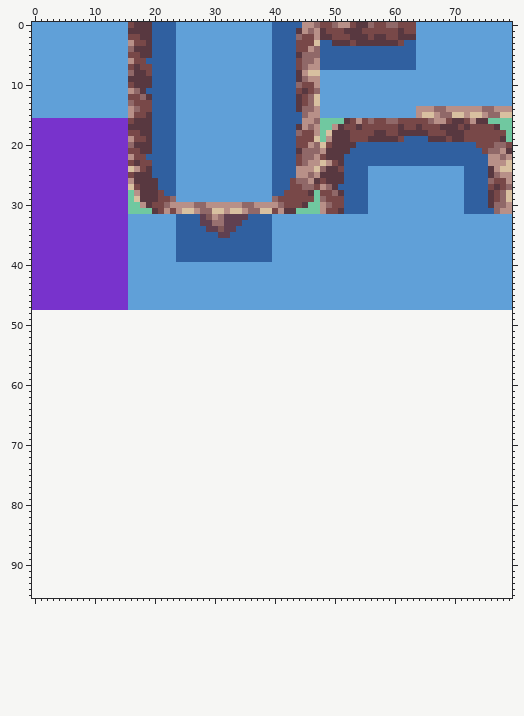
Edited in one commit: sprite sheet (render/tileSheets/water.png). The picture above was drawn from the file before the commit.
The file is 80x48 pixels. The old version is drawn lined up with the new one, on the new canvas.
Once edited:
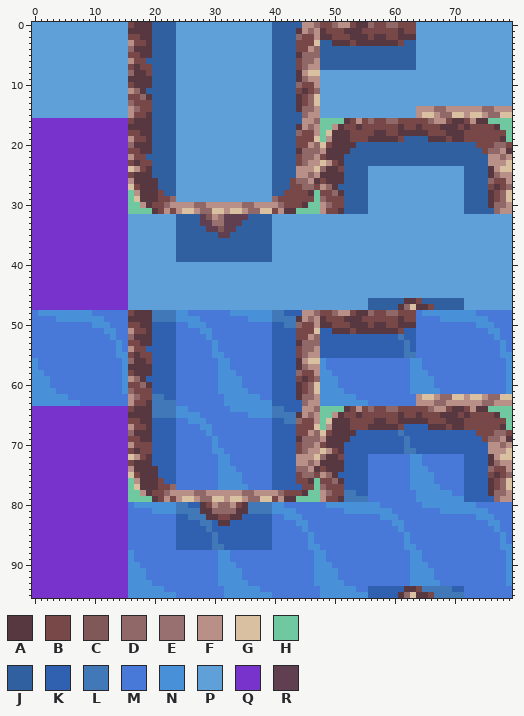
Palette (. is transparent): A #583840  B #784848  C #805858  D #906868  E #987070  F #b89088  G #d8c0a0  H #70c8a0  J #3060a0  K #3060b0  L #4078b8  M #4878d8  N #4890d8  P #60a0d8  Q #7833cc  R #604050
The edit:
canvas 80x48 -> 80x96
Changed rows in their new state; - is an unchanged pixel.
first column x 0:
46 --------------------------------------------------------JJJJJJAABJJJJJJJ--------
47 --------------------------------------------------------JJJJJADGAABJJJJJ--------
48 MNNNNNNNNNMMMMMMBAAALLLLNNMMMMMMMNNNNNNNLLKKKFFDBBDFFBAADBBDDBBBMNNNNNNNNNMMMMMM
49 MMMMNNNNNNNNMMMMAAAALLLLNNNNMMMMMMMMNNNNLLLLAFDFABBBAAABBBBBBABBMMMMNNNNNNNNMMMM
50 MMMMMMMMMMNNNMMMBBAAKKKKMMNNNMMMMMMMMMMMKKLLDBBFAABBBAAABAABBAAAMMMMMMMMMMNNNMMM
51 MMMMMMMMMMMMNNMMFBBAKKKKMMMMNNMMMMMMMMMMKKKKBBBGKKAAABAAAAAAABKKMMMMMMMMMMMMNNMM
52 MMMMMMMMMMMMMNMMDAAAKKKKMMMMMNMMMMMMMMMMKKKKBBFDKKKKKKKKKKKKKLKKMMMMMMMMMMMMMNMM
53 MMMMMMMMMMMMMMNMBBAAKKKKMMMMMMNMMMMMMMMMKKKKADDDKKKKKKKKKKKKKKLKMMMMMMMMMMMMMMNM
54 MMMMMMMMMMMMMMNMFBBKKKKKMMMMMMNMMMMMMMMMKKKKBDDFKKKKKKKKKKKKKKLKMMMMMMMMMMMMMMNM
55 MMMMMMMMMMMMMMNNBABBKKKKMMMMMMNNMMMMMMMMKKKKBDFFKKKKKKKKKKKKKKLLMMMMMMMMMMMMMMNN
56 NMMMMMMMMMMMMMMNDAABKKKKMMMMMMMNNMMMMMMMKKKKAFGGNMMMMMMMMMMMMMMNNMMMMMMMMMMMMMMN
57 NMMMMMMMMMMMMMMNAAAAKKKKMMMMMMMNNMMMMMMMKKKKADFFNMMMMMMMMMMMMMMNNMMMMMMMMMMMMMMN
58 NNMMMMMMMMMMMMMNBAAAKKKKMMMMMMMNNNMMMMMMKKKKDBBFNNMMMMMMMMMMMMMNNNMMMMMMMMMMMMMN
59 NNNMMMMMMMMMMMMNFDAKKKKKMMMMMMMNNNNMMMMMKKKKBABDNNNMMMMMMMMMMMMNNNNMMMMMMMMMMMMN
60 NNNMMMMMMMMMMMMNBBDAKKKKMMMMMMMNNNNMMMMMKKKKABDGNNNMMMMMMMMMMMMNNNNMMMMMMMMMMMMN
61 NNNNMMMMMMMMMMMNDBBBKKKKMMMMMMMNNNNNMMMMKKKKABDGNNNNMMMMMMMMMMMNNNNNMMMMMMMMMMMN
62 NNNNNNMMMMMMMMMMFDBBLLKKMMMMMMMMNNNNNNMMKKKKADDFNNNNNNMMMMMMMMMMFGGFDDGGFGGFDDGG
63 NNNNNNNNMMMMMMMMFBBALLLLMMMMMMMMNNNNNNNNKKKKKDFFNNNNNNNNMMMMMMMMFFFDDFFFFFFDDFFF
64 QQQQQQQQQQQQQQQQBAAALLLLNNMMMMMMMNNNNNNNLLKKKFFDHHHHABFBDBBDDBBBBBDFFBAABFAAHHHH
65 QQQQQQQQQQQQQQQQAAAALLLLNNNNMMMMMMMMNNNNLLLLAFDFHHFABBABBBBBBABBABBBAAABABBBBAHH
66 QQQQQQQQQQQQQQQQBBAAKKKKMMNNNMMMMMMMMMMMKKLLDBBFHGAAABBBBAABBAAAAABBBAAABBBBBBBH
67 QQQQQQQQQQQQQQQQFBBAKKKKMMMMNNMMMMMMMMMMKKKKBBBGHFAAABBBAAAAABKKKKAAABAABBBBBBAH
68 QQQQQQQQQQQQQQQQDAAAKKKKMMMMMNMMMMMMMMMMKKKKBBFDGBAAAAKKKKKKKLKKKKKKKKKKKKBBBDDB
69 QQQQQQQQQQQQQQQQBBAAKKKKMMMMMMNMMMMMMMMMKKKKADDDFAAAAKKKKKKKKKLKKKKKKKKKKKKBDDFA
70 QQQQQQQQQQQQQQQQFBBBKKKKMMMMMMNMMMMMMMMMKKKKBDDFBAAAKKKKKKKKKKLKKKKKKKKKKKKKFFDF
71 QQQQQQQQQQQQQQQQBABBKKKKMMMMMMNNMMMMMMMMKKKKBDFFGFBAKKKKKKKKKKLLKKKKKKKKKKKKFFFG
72 QQQQQQQQQQQQQQQQGFBAKKKKMMMMMMMNNMMMMMMMKKKKFFFGDAABKKKKMMMMMMMNNMMMMMMMKKKKAFGG
73 QQQQQQQQQQQQQQQQBAAAKKKKMMMMMMMNNMMMMMMMKKKKFFDFAAAAKKKKMMMMMMMNNMMMMMMMKKKKADFF
74 QQQQQQQQQQQQQQQQFAAAAKKKMMMMMMMNNNMMMMMMKKKKDDFABAAAKKKKMMMMMMMNNNMMMMMMKKKKDBBF
75 QQQQQQQQQQQQQQQQGBAAAKKKMMMMMMMNNNNMMMMMKKKKBDDBFDAKKKKKMMMMMMMNNNNMMMMMKKKKBABD
76 QQQQQQQQQQQQQQQQHFAAABKKMMMMMMMNNNNMMMMMKKKKBBAHBBDAKKKKMMMMMMMNNNNMMMMMKKKKABDG
77 QQQQQQQQQQQQQQQQHGAAABBDMMMMMMMNNNNNMMMMKKKKKBBHDBBBKKKKMMMMMMMNNNNNMMMMKKKKABDG
78 QQQQQQQQQQQQQQQQHHFABBDFFFFDDFFFFFFDDFFFFDBBBAHHFDBBLLKKMMMMMMMMNNNNNNMMKKKKADDF
79 QQQQQQQQQQQQQQQQHHHHABFBFGGFDDGGFGGFDDGGBFAAHHHHFBBALLLLMMMMMMMMNNNNNNNNKKKKKDFF
80 QQQQQQQQQQQQQQQQMNNNNNNNLLKKABFDDFBALLLLNNMMMMMMMNNNNNNNNNMMMMMMMNNNNNNNNNMMMMMM
81 QQQQQQQQQQQQQQQQMMMMNNNNLLLLAADDDDAALLLLNNNNMMMMMMMMNNNNNNNNMMMMMMMMNNNNNNNNMMMM
82 QQQQQQQQQQQQQQQQMMMMMMMMKKLLLAABBAAKKKKKMMNNNMMMMMMMMMMMMMNNNMMMMMMMMMMMMMNNNMMM
83 QQQQQQQQQQQQQQQQMMMMMMMMKKKKLLKAAKKKKKKKMMMMNNMMMMMMMMMMMMMMNNMMMMMMMMMMMMMMNNMM
84 QQQQQQQQQQQQQQQQMMMMMMMMKKKKKLKKKKKKKKKKMMMMMNMMMMMMMMMMMMMMMNMMMMMMMMMMMMMMMNMM
85 QQQQQQQQQQQQQQQQMMMMMMMMKKKKKKLKKKKKKKKKMMMMMMNMMMMMMMMMMMMMMMNMMMMMMMMMMMMMMMNM
86 QQQQQQQQQQQQQQQQMMMMMMMMKKKKKKLKKKKKKKKKMMMMMMNMMMMMMMMMMMMMMMNMMMMMMMMMMMMMMMNM
87 QQQQQQQQQQQQQQQQMMMMMMMMKKKKKKLLKKKKKKKKMMMMMMNNMMMMMMMMMMMMMMNNMMMMMMMMMMMMMMNN
88 QQQQQQQQQQQQQQQQNMMMMMMMMMMMMMMNNMMMMMMMMMMMMMMNNMMMMMMMMMMMMMMNNMMMMMMMMMMMMMMN
89 QQQQQQQQQQQQQQQQNMMMMMMMMMMMMMMNNMMMMMMMMMMMMMMNNMMMMMMMMMMMMMMNNMMMMMMMMMMMMMMN
90 QQQQQQQQQQQQQQQQNNMMMMMMMMMMMMMNNNMMMMMMMMMMMMMNNNMMMMMMMMMMMMMNNNMMMMMMMMMMMMMN
91 QQQQQQQQQQQQQQQQNNNMMMMMMMMMMMMNNNNMMMMMMMMMMMMNNNNMMMMMMMMMMMMNNNNMMMMMMMMMMMMN
92 QQQQQQQQQQQQQQQQNNNMMMMMMMMMMMMNNNNMMMMMMMMMMMMNNNNMMMMMMMMMMMMNNNNMMMMMMMMMMMMN
93 QQQQQQQQQQQQQQQQNNNNMMMMMMMMMMMNNNNNMMMMMMMMMMMNNNNNMMMMMMMMMMMNNNNNMMMMMMMMMMMN
94 QQQQQQQQQQQQQQQQNNNNNNMMMMMMMMMMNNNNNNMMMMMMMMMMNNNNNNMMKKKKKKAABLLLLLKKMMMMMMMM
95 QQQQQQQQQQQQQQQQNNNNNNNNMMMMMMMMNNNNNNNNMMMMMMMMNNNNNNNNKKKKKADGAABLLLLLMMMMMMMM
